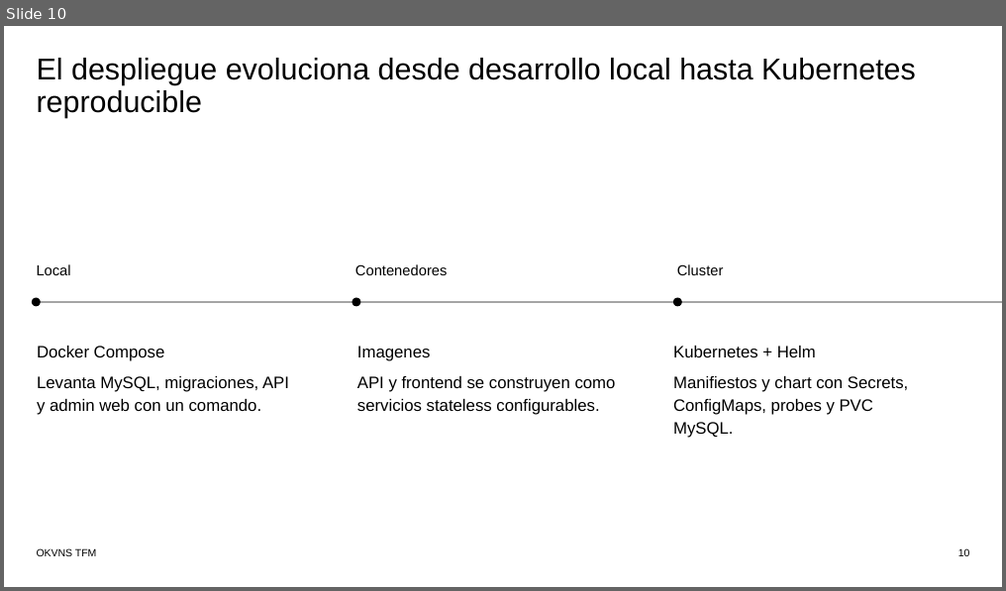
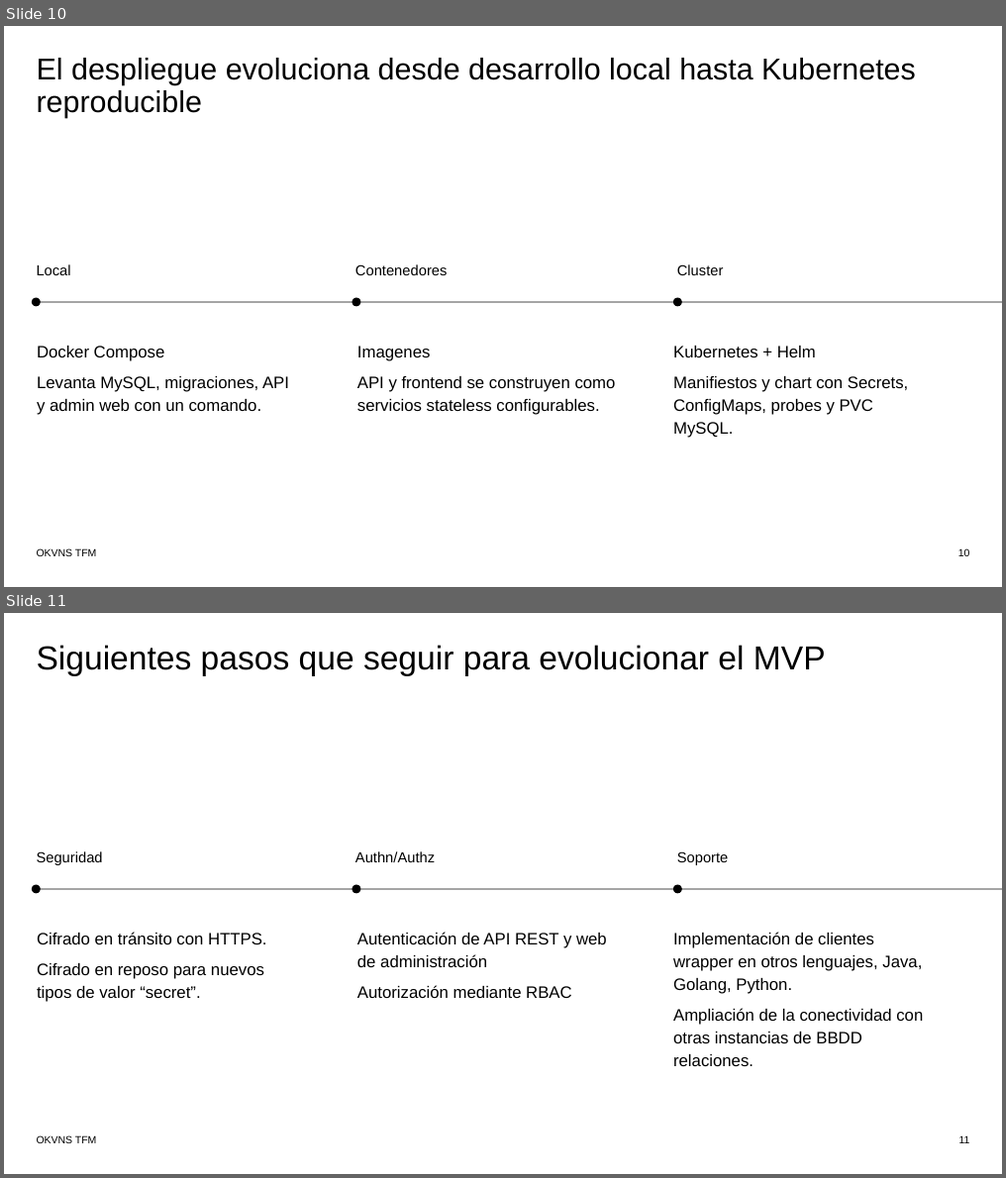
Before and after one commit to beshmo/tfm_bigschool, a slide deck: docs/tfm/okvns-tfm-presentacion.pptx. Shown one above the other, each under a label of ours: slide 10 before the commit, slides 10 and 11 after it. The pictures are 1006x591 and 1006x1178 pixels, drawn with LibreOffice and Linux fonts; fonts in the diff are those of the drawing. Boxes give left, top, right and bottom in pixels: in the first picture for what was removed or moved away, otherwise in the second. Text is boxed around its words. In the diff, an @@ line names an element or a change of style, - is before the commit and + after.

```diff
--- a/docs/tfm/okvns-tfm-presentacion.pptx
+++ b/docs/tfm/okvns-tfm-presentacion.pptx
@@ slide 11 added at box(4, 613, 1002, 1174), background #FFFFFF @@
@@ title added at box(37, 645, 826, 676), 32 pt, text #000000 @@
+Siguientes pasos que seguir para evolucionar el MVP
@@ text added at box(37, 852, 103, 865), 14 pt, text #000000 @@
+Seguridad
@@ text added at box(355, 852, 435, 862), 14 pt, text #000000 @@
+Authn/Authz
@@ text added at box(677, 852, 729, 865), 14 pt, text #000000 @@
+Soporte
@@ line added from (32, 889) to (1002, 889), #000000 0.75 pt @@
@@ ellipse added at box(32, 884, 41, 894), fill #000000 @@
@@ ellipse added at box(352, 884, 361, 894), fill #000000 @@
@@ ellipse added at box(673, 884, 682, 894), fill #000000 @@
@@ text added at box(37, 932, 266, 1002), 16 pt, text #000000 @@
+Cifrado en tránsito con HTTPS.
+Cifrado en reposo para nuevos tipos de valor “secret”.
@@ text added at box(357, 932, 607, 998), 16 pt, text #000000 @@
+Autenticación de API REST y web de administración
+Autorización mediante RBAC
@@ text added at box(673, 932, 923, 1066), 16 pt, text #000000 @@
+Implementación de clientes wrapper en otros lenguajes, Java, Golang, Python.
+Ampliación de la conectividad con otras instancias de BBDD relaciones.
@@ text added at box(37, 1136, 97, 1144), 10 pt, text #000000 @@
+OKVNS TFM
@@ page number added at box(959, 1136, 970, 1144), 10 pt, text #000000 @@
+11
```
Also in this commit, not shown: 4 slides changed, 4 other files.
